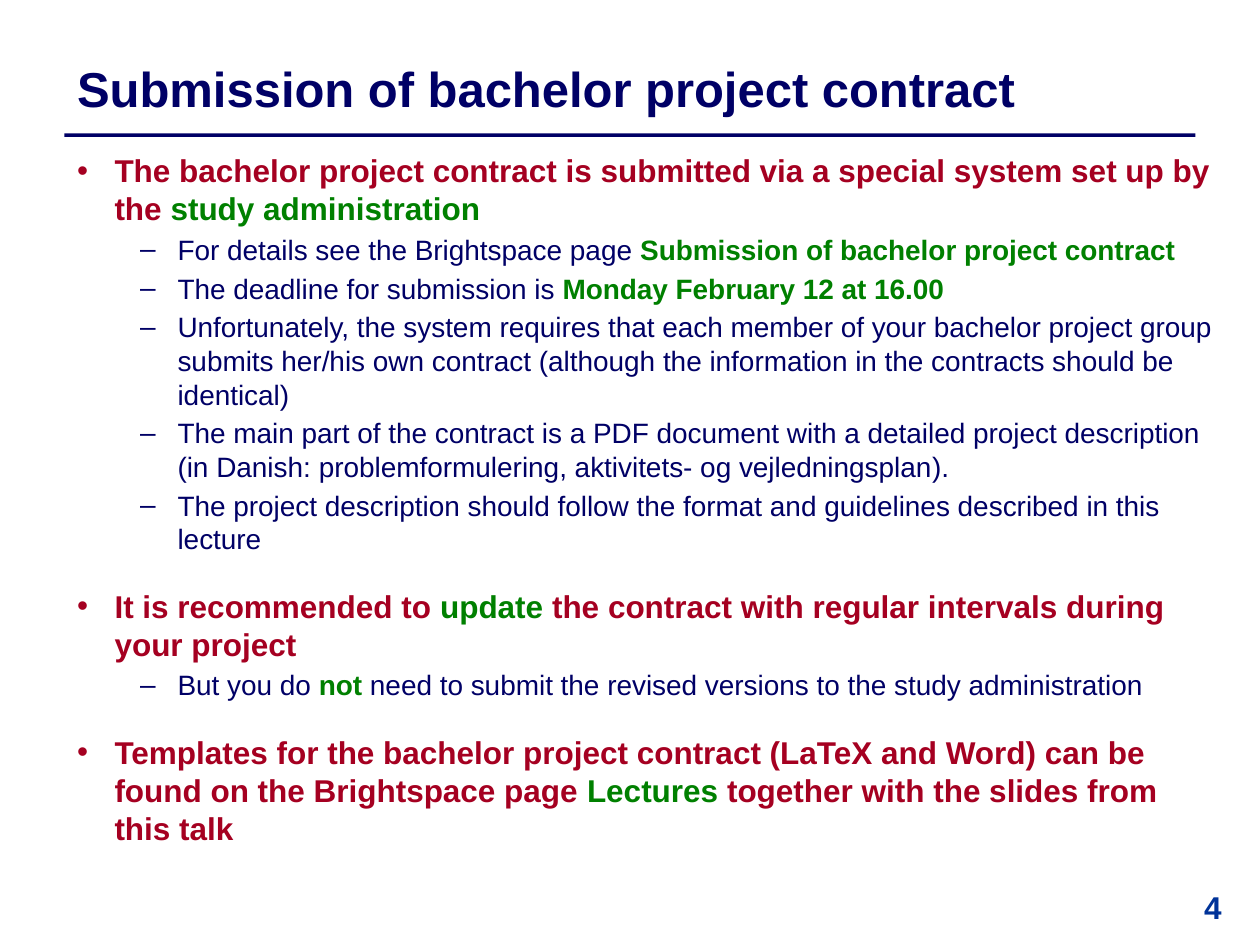
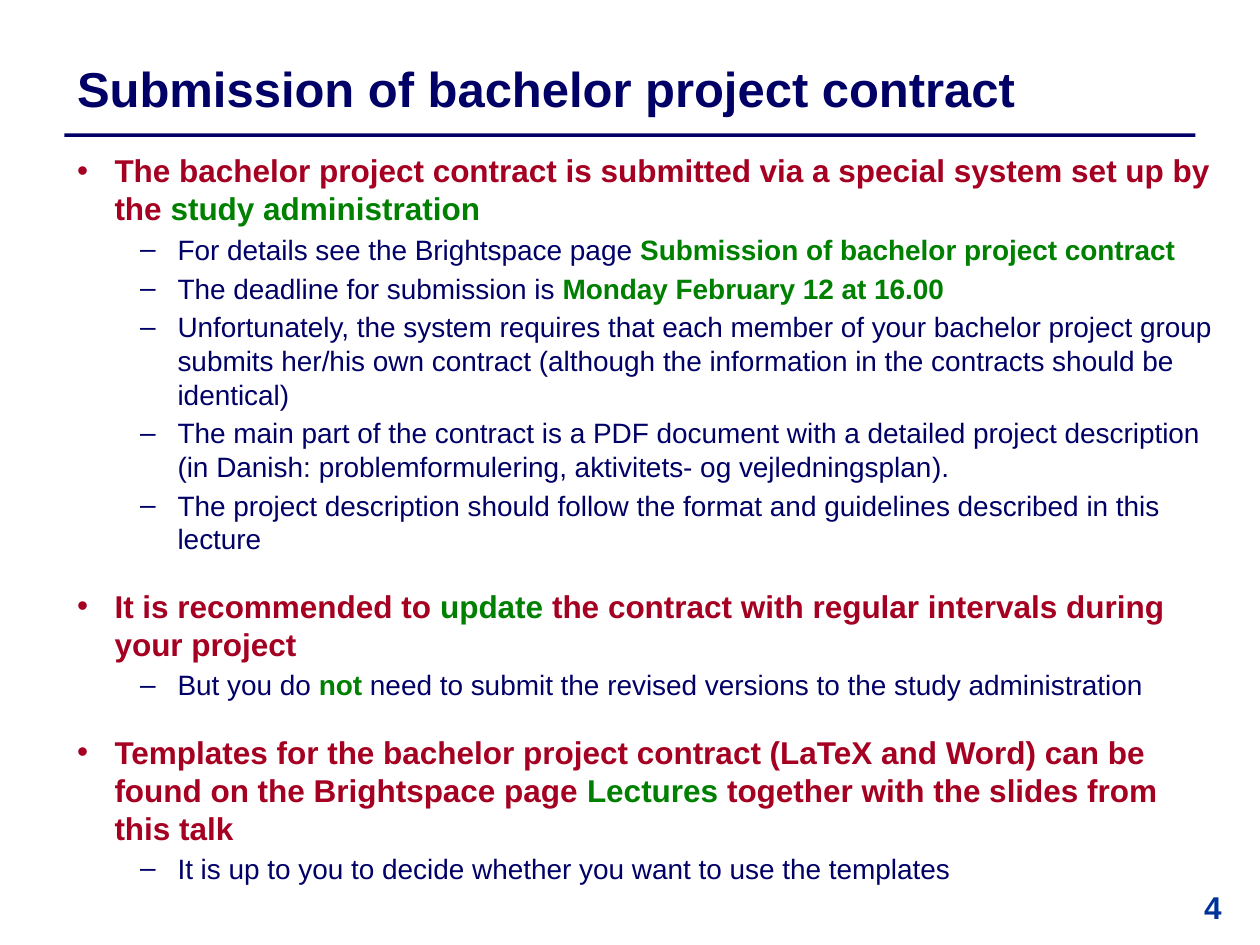
Before and after one commit to IntProgAU/Materiale, a slide deck: slide 4 of web/b25/1 Bachelor Contract .pptx. Drawn at 1260x945 pixels with LibreOffice and Linux fonts; fonts in the diff are those of the drawing. Boxes give left, top, right and bottom in pixels: in the first picture for what was removed or moved away, otherwise in the second. Text is boxed around its words. In the diff, an @@ line names an element or a change of style, - is before the commit and + after.

```diff
--- a/web/b25/1 Bachelor Contract .pptx
+++ b/web/b25/1 Bachelor Contract .pptx
@@ text at (178, 858, 950, 884): paragraph added @@
+  – It is up to you to decide whether you want to use the templates
```
Also in this commit, not shown: 3 other slides changed, 1 other file.
